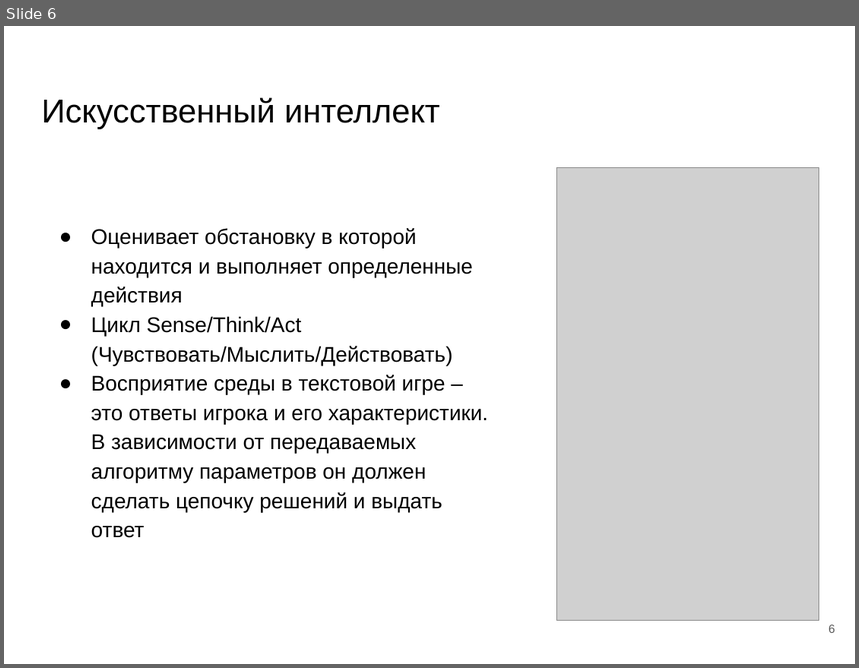
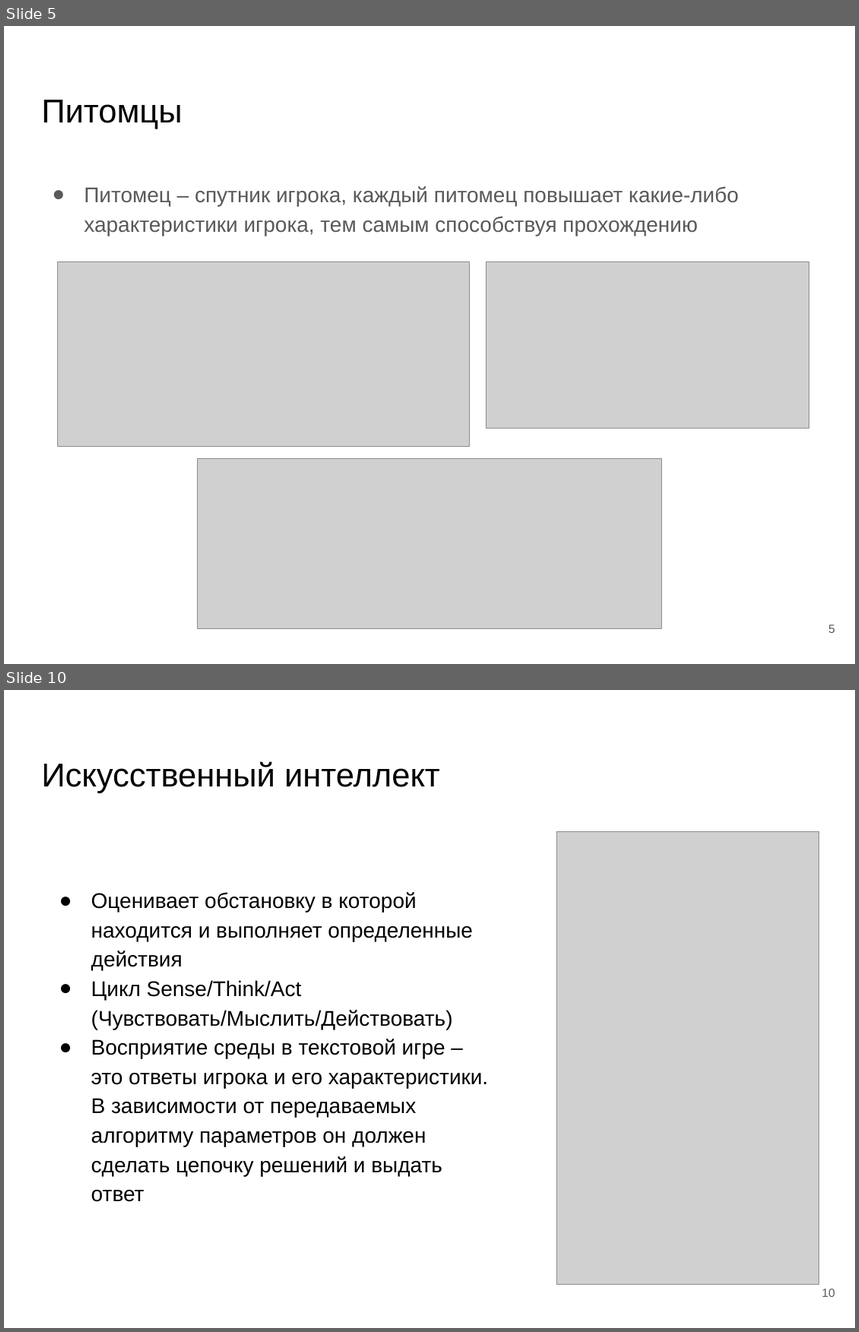
Before and after one commit to kolobok001/Uirs, a slide deck: otchet/Видякин Голушков.pptx. Shown one above the other, each under a label of ours: slide 6 before the commit, slides 5 and 10 after it; the slides between them are not shown. The pictures are 859x668 and 859x1332 pixels, drawn with LibreOffice and Linux fonts; fonts in the diff are those of the drawing; grey boxes stand for pictures. Boxes give left, top, right and bottom in pixels: in the first picture for what was removed or moved away, otherwise in the second. Text is boxed around its words. In the diff, an @@ line names an element or a change of style, - is before the commit and + after.

```diff
--- a/otchet/Видякин Голушков.pptx
+++ b/otchet/Видякин Голушков.pptx
@@ slide 5 added at bbox=[4, 26, 855, 664], background #FFFFFF @@
@@ title added at bbox=[41, 100, 182, 129], 28 pt, text #000000 @@
+Питомцы
@@ text added at bbox=[84, 186, 739, 236], 18 pt, text #595959 @@
+● Питомец – спутник игрока, каждый питомец повышает какие-либо характеристики игрока, тем самым способствуя прохождению
@@ picture added at bbox=[58, 262, 470, 446] @@
@@ picture added at bbox=[487, 262, 810, 429] @@
@@ picture added at bbox=[197, 458, 662, 629] @@
@@ page number added at bbox=[829, 625, 835, 633], 10 pt, text #595959 @@
+5
@@ what was slide 6 is now slide 10 @@
@@ page number at bbox=[822, 1289, 835, 1297]: text changed @@
-6
+10
```
Also in this commit, not shown: 3 slides changed, 7 other slides added, 7 slides removed, 1 other file.
